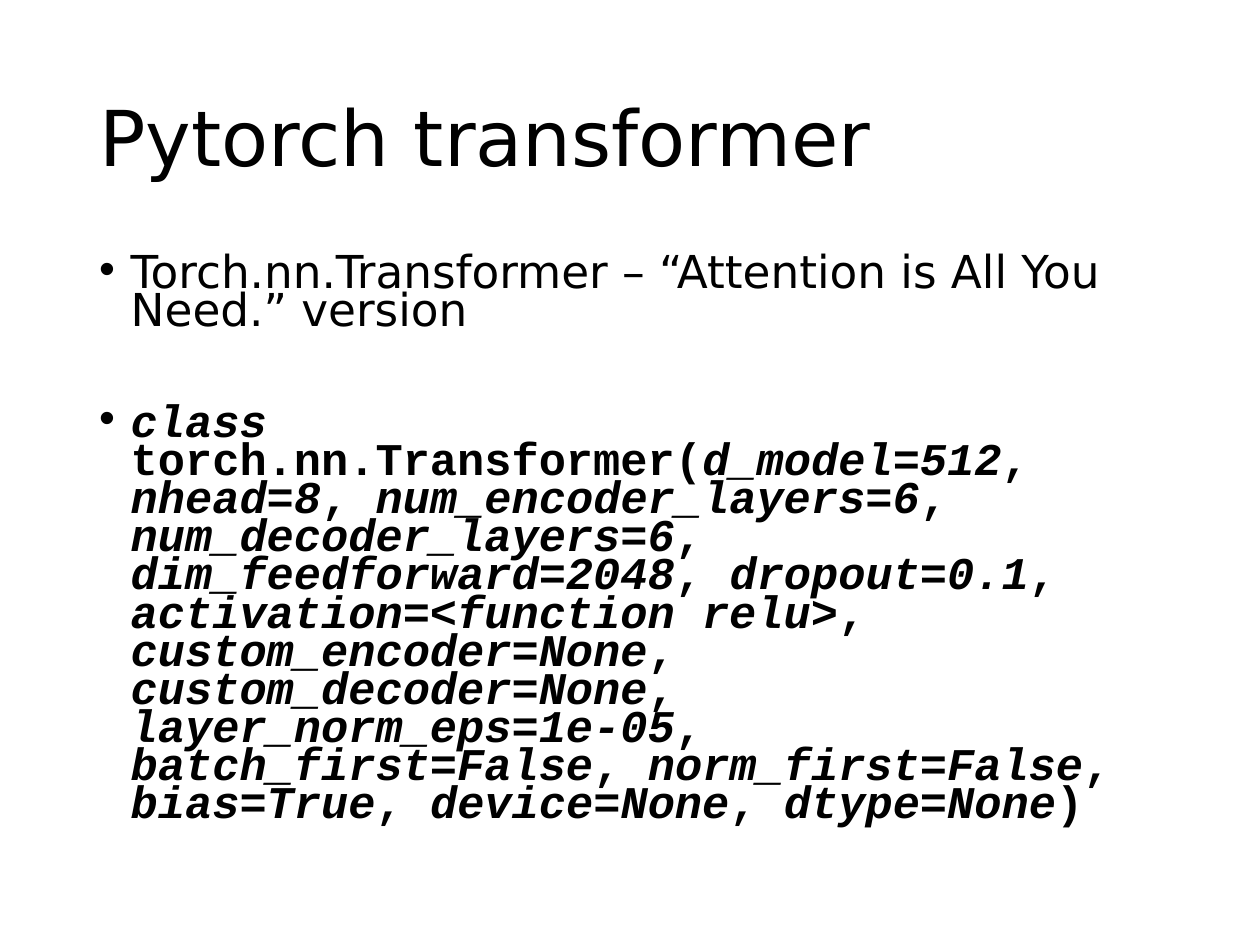
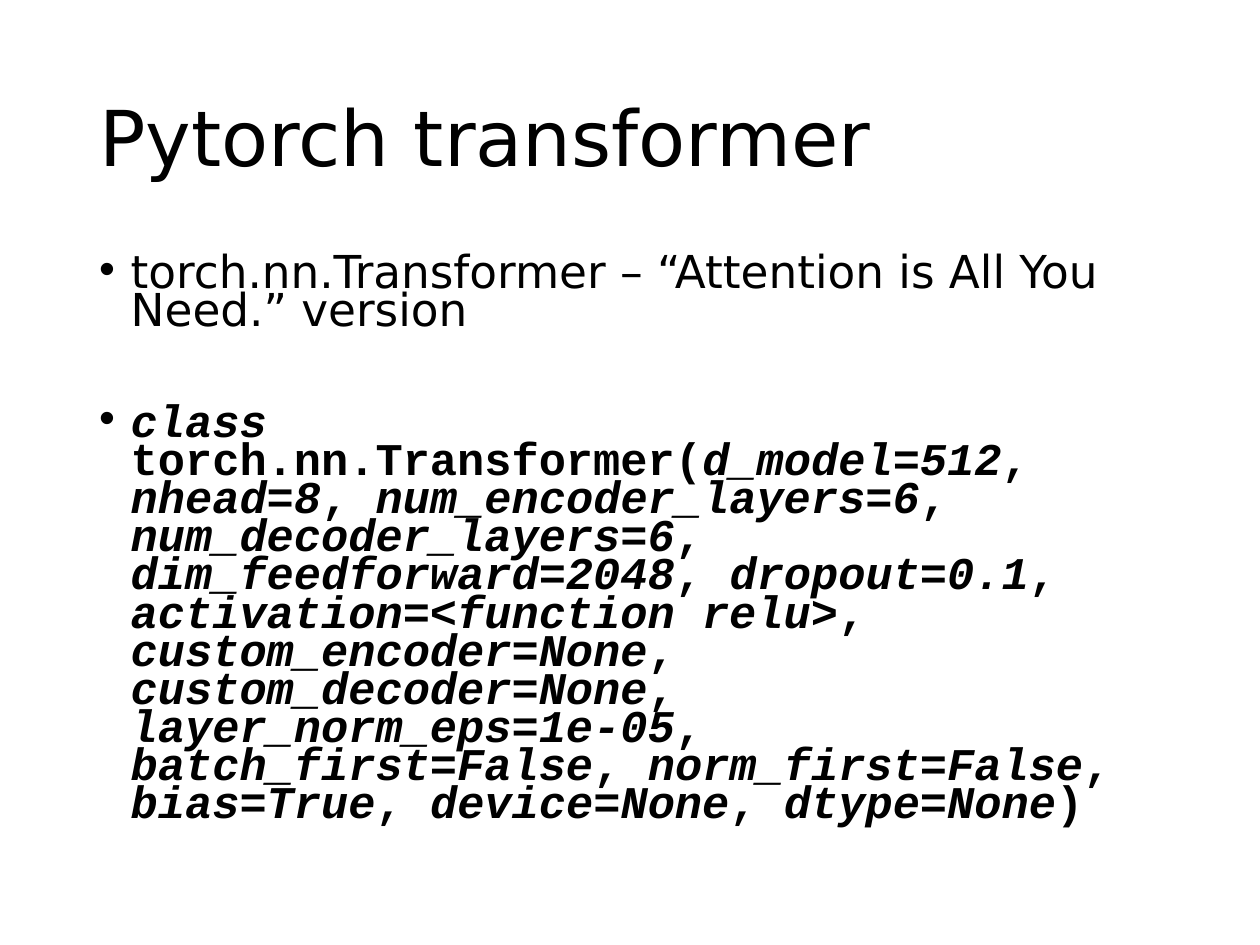
Before and after one commit to phywjs/phywjs.github.io, a slide deck: slide 16 of AIS5103/ML-slide-9.pptx (slide 15 before the commit). Drawn at 1260x945 pixels with LibreOffice and Linux fonts; fonts in the diff are those of the drawing. Boxes give left, top, right and bottom in pixels: in the first picture for what was removed or moved away, otherwise in the second. Text is boxed around its words. In the diff, an @@ line names an element or a change of style, - is before the commit and + after.

```diff
--- a/AIS5103/ML-slide-9.pptx
+++ b/AIS5103/ML-slide-9.pptx
@@ text at bbox=[131, 253, 1097, 327]: text changed @@
-• Torch.nn.Transformer – “Attention is All You Need.” version
+• torch.nn.Transformer – “Attention is All You Need.” version
```
Also in this commit, not shown: 5 other slides changed, 1 slide added, 2 other files.
